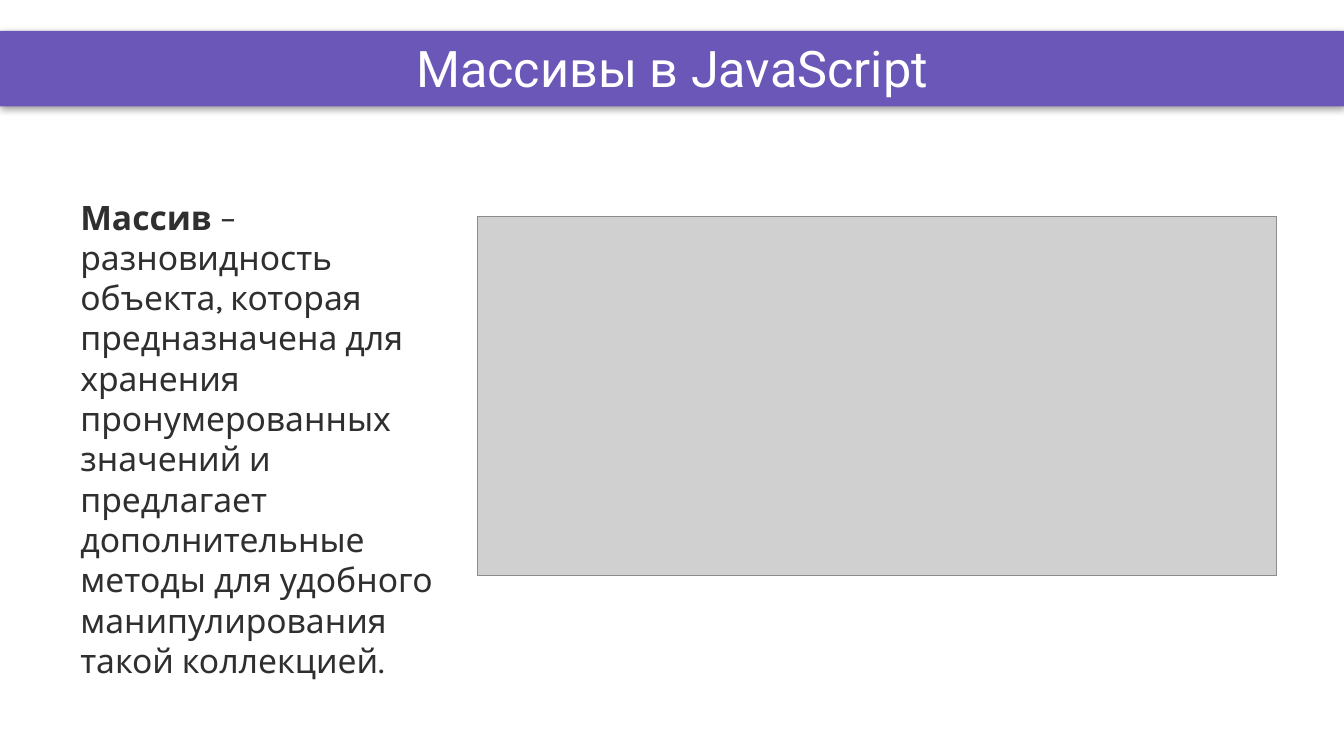
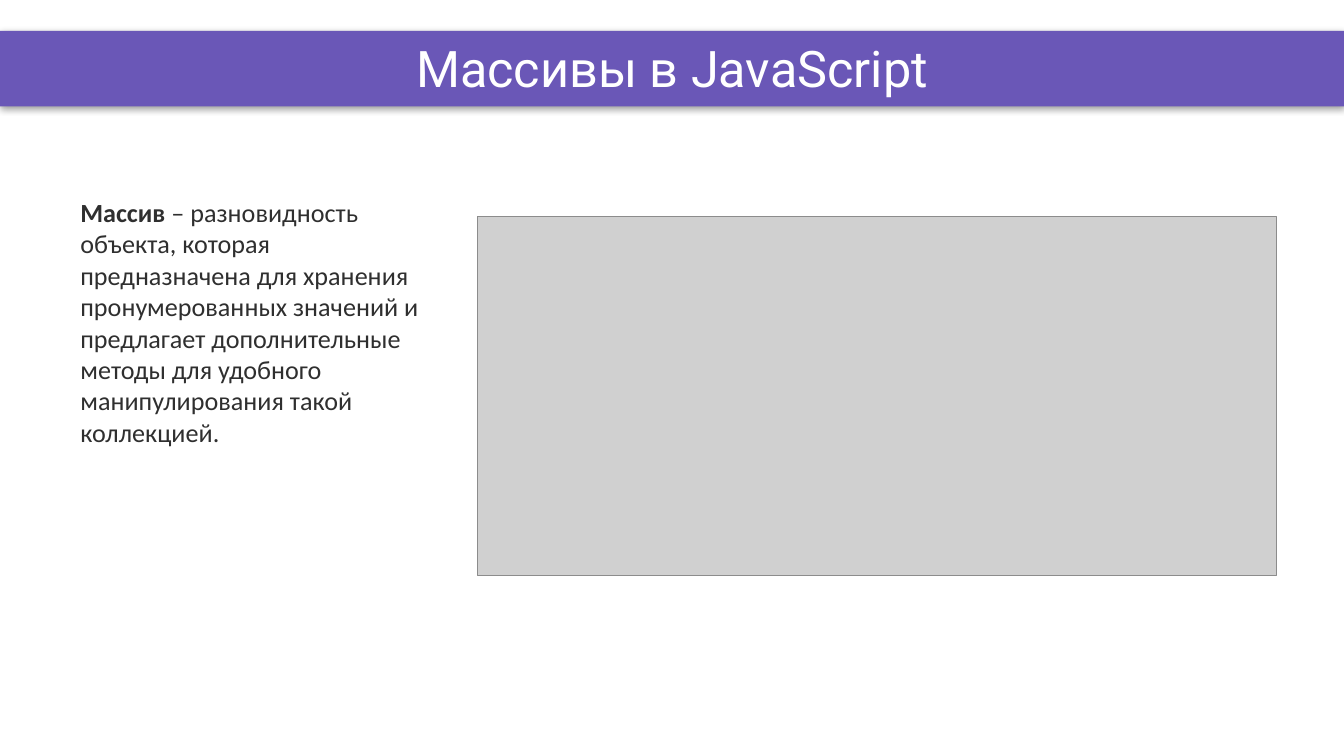
Before and after one commit to DinamickaDevelopment/Ignite-1, a slide deck: slide 5 of lesson_1/Presentation/Object+Array.pptx. Drawn at 1344x756 pixels with LibreOffice and Linux fonts; fonts in the diff are those of the drawing; grey boxes stand for pictures; background and template pictures are left out. Boxes give left, top, right and bottom in pixels: in the first picture for what was removed or moved away, otherwise in the second. Text is boxed around its words. In the diff, an @@ line names an element or a change of style, - is before the commit and + after.

```diff
--- a/lesson_1/Presentation/Object+Array.pptx
+++ b/lesson_1/Presentation/Object+Array.pptx
@@ text "Массив – разновидность объекта, которая ..." at (80, 205, 418, 447): size 18 to 14 pt, font Karla to Calibri @@
```
Also in this commit, not shown: 3 other slides changed, 19 other files.
